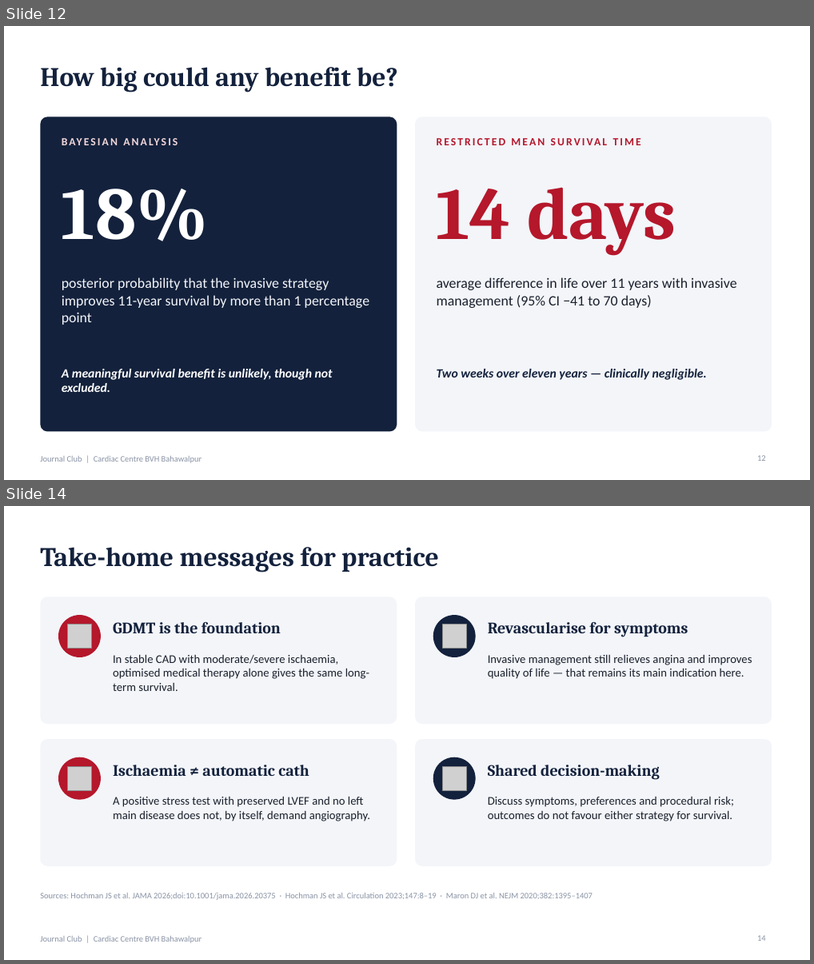
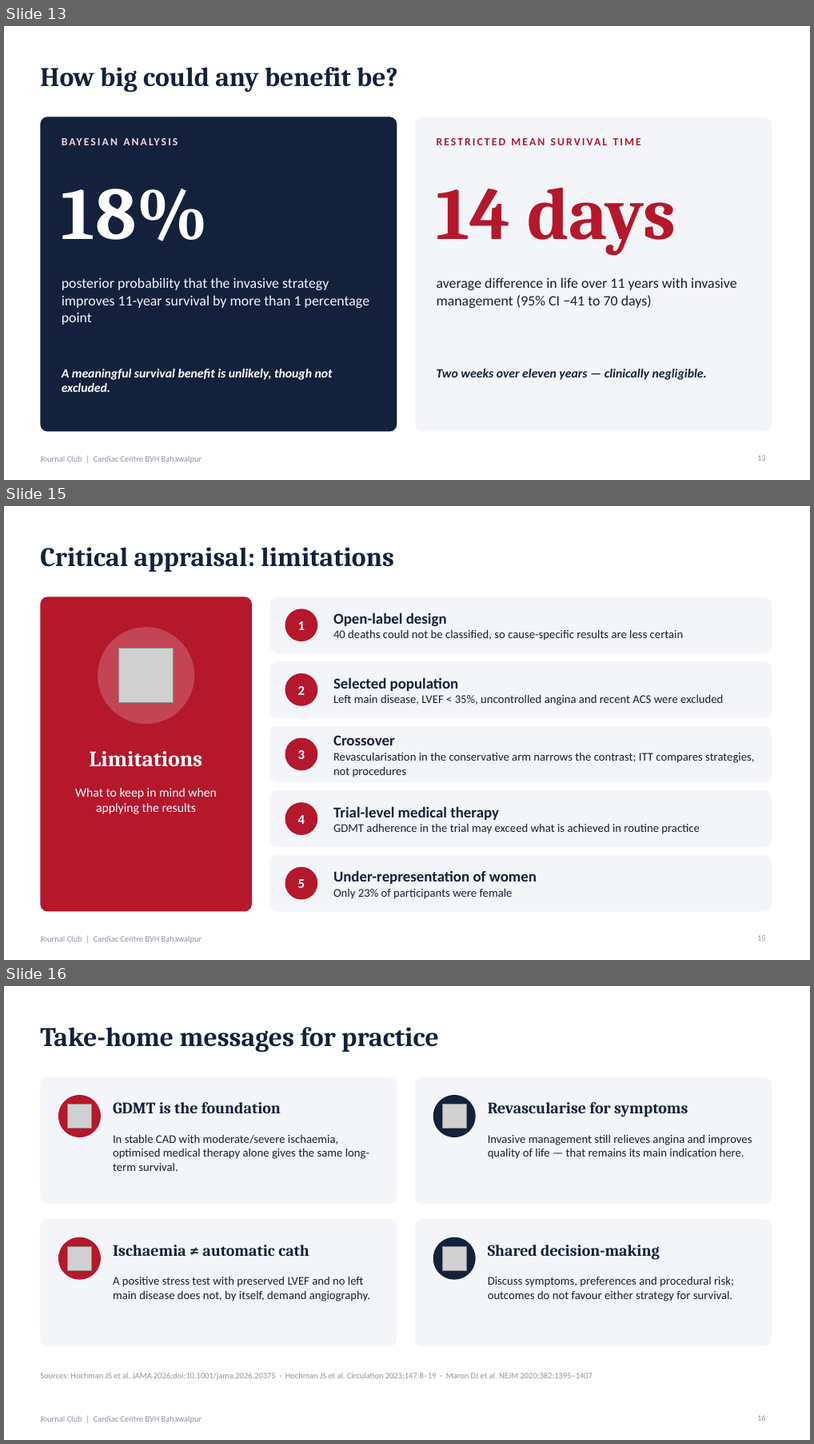
Before and after one commit to Waqar-msx9t/cs8630-A, a slide deck: ISCHEMIA-EXTEND_Journal_Club.pptx. Shown one above the other, each under a label of ours: slides 12 and 14 before the commit, slides 13, 15 and 16 after it; the slides between them are not shown. The pictures are 814x964 and 814x1444 pixels, drawn with LibreOffice and Linux fonts; fonts in the diff are those of the drawing; grey boxes stand for pictures. Boxes give left, top, right and bottom in pixels: in the first picture for what was removed or moved away, otherwise in the second. Text is boxed around its words. In the diff, an @@ line names an element or a change of style, - is before the commit and + after.

```diff
--- a/ISCHEMIA-EXTEND_Journal_Club.pptx
+++ b/ISCHEMIA-EXTEND_Journal_Club.pptx
@@ slide 15 added at <box>4,506,810,960</box>, background #FFFFFF; not listed: 1 template element that a slide beside it also shows @@
@@ title added at <box>40,547,394,572</box>, 32 pt, text #13213C, bold @@
+Critical appraisal: limitations
@@ rounded rectangle added at <box>40,596,252,912</box>, fill #B5172B @@
@@ rounded rectangle added at <box>270,596,772,654</box>, fill #F3F5F9 @@
@@ ellipse added at <box>286,609,318,641</box>, fill #B5172B @@
@@ text added at <box>298,621,305,630</box>, 16 pt, text #FFFFFF, bold @@
+1
@@ text added at <box>334,612,684,640</box>, 14 pt, text #1A202C @@
+Open-label design
+40 deaths could not be classified, so cause-specific results are less certain
@@ ellipse added at <box>98,627,194,724</box>, fill #FFFFFF at 20% opacity @@
@@ picture added at <box>119,648,174,703</box> @@
@@ rounded rectangle added at <box>270,661,772,718</box>, fill #F3F5F9 @@
@@ ellipse added at <box>286,673,318,706</box>, fill #B5172B @@
@@ text added at <box>298,686,305,695</box>, 16 pt, text #FFFFFF, bold @@
+2
@@ text added at <box>334,677,723,705</box>, 14 pt, text #1A202C @@
+Selected population
+Left main disease, LVEF < 35%, uncontrolled angina and recent ACS were excluded
@@ rounded rectangle added at <box>270,725,772,783</box>, fill #F3F5F9 @@
@@ ellipse added at <box>286,738,318,770</box>, fill #B5172B @@
@@ text added at <box>334,735,754,777</box>, 14 pt, text #1A202C @@
+Crossover
+Revascularisation in the conservative arm narrows the contrast; ITT compares strategies, not procedures
@@ text added at <box>90,751,203,767</box>, 26 pt, text #FFFFFF, bold @@
+Limitations
@@ text added at <box>298,750,305,759</box>, 16 pt, text #FFFFFF, bold @@
+3
@@ text added at <box>75,788,217,814</box>, 15 pt, text #FFFFFF @@
+What to keep in mind when applying the results
@@ rounded rectangle added at <box>270,790,772,847</box>, fill #F3F5F9 @@
@@ ellipse added at <box>286,803,318,835</box>, fill #B5172B @@
@@ text added at <box>298,815,305,824</box>, 16 pt, text #FFFFFF, bold @@
+4
@@ text added at <box>334,806,700,834</box>, 14 pt, text #1A202C @@
+Trial-level medical therapy
+GDMT adherence in the trial may exceed what is achieved in routine practice
@@ rounded rectangle added at <box>270,855,772,912</box>, fill #F3F5F9 @@
@@ ellipse added at <box>286,867,318,900</box>, fill #B5172B @@
@@ text added at <box>298,879,305,888</box>, 16 pt, text #FFFFFF, bold @@
+5
@@ text added at <box>334,870,537,899</box>, 14 pt, text #1A202C @@
+Under-representation of women
+Only 23% of participants were female
@@ page number added at <box>758,935,766,940</box>, 10 pt, text #8A94A6 @@
+15
@@ what was slide 12 is now slide 13 @@
@@ what was slide 14 is now slide 16 @@
@@ page number at <box>758,1415,766,1420</box>: text changed @@
-14
+16
```
Also in this commit, not shown: 2 slides changed, 3 other slides added, 2 slides removed.
